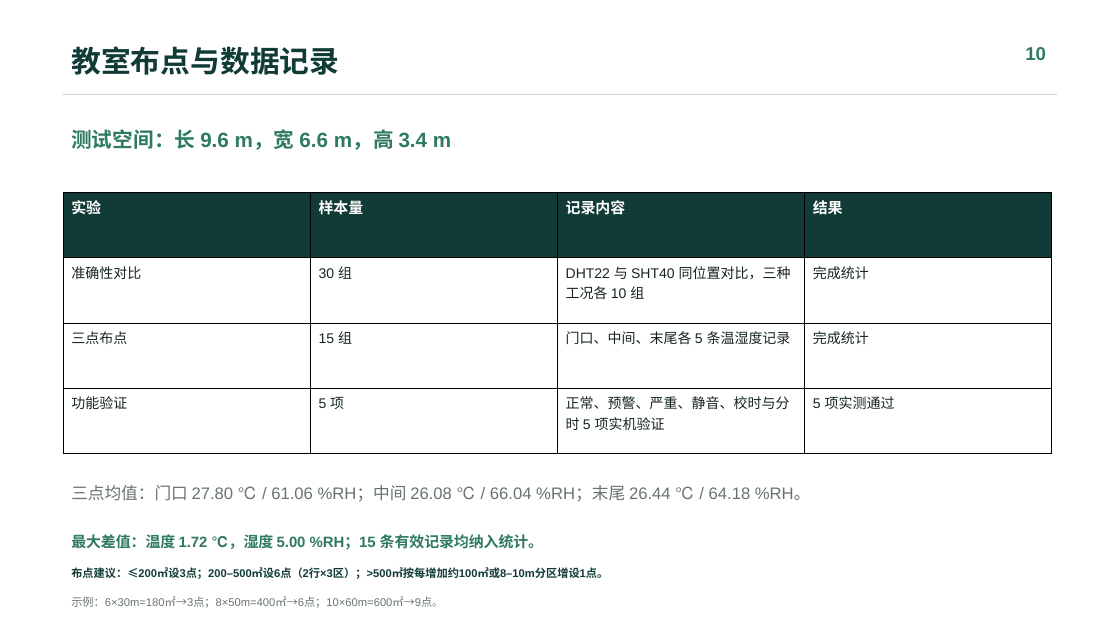
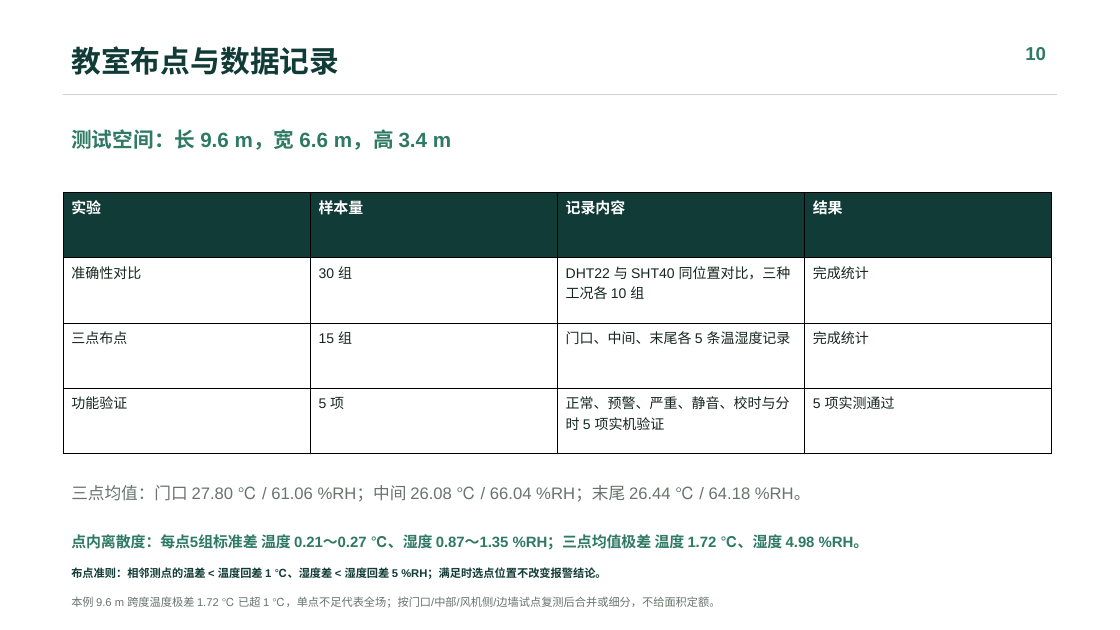
Before and after one commit to Ygreece/UNO_DHT22_OLED, a slide deck: slide 10 of docs/submission/室内大棚温湿度监测与风扇控制系统_答辩汇报_脱敏版.pptx. Drawn at 1120x630 pixels with LibreOffice and Linux fonts; fonts in the diff are those of the drawing. Boxes give left, top, right and bottom in pixels: in the first picture for what was removed or moved away, otherwise in the second. Text is boxed around its words. In the diff, an @@ line names an element or a change of style, - is before the commit and + after.

```diff
--- a/docs/submission/室内大棚温湿度监测与风扇控制系统_答辩汇报_脱敏版.pptx
+++ b/docs/submission/室内大棚温湿度监测与风扇控制系统_答辩汇报_脱敏版.pptx
@@ text at (71, 534, 869, 550): text changed @@
-最大差值：温度 1.72 ℃，湿度 5.00 %RH；15 条有效记录均纳入统计。
+点内离散度：每点5组标准差 温度 0.21～0.27 ℃、湿度 0.87～1.35 %RH；三点均值极差 温度 1.72 ℃、湿度 4.98 %RH。
@@ text at (71, 565, 606, 580): text changed @@
-布点建议：≤200㎡设3点；200–500㎡设6点（2行×3区）；>500㎡按每增加约100㎡或8–10m分区增设1点。
+布点准则：相邻测点的温差 < 温度回差 1 ℃、湿度差 < 湿度回差 5 %RH；满足时选点位置不改变报警结论。
@@ text at (71, 596, 720, 608): text changed @@
-示例：6×30m=180㎡→3点；8×50m=400㎡→6点；10×60m=600㎡→9点。
+本例 9.6 m 跨度温度极差 1.72 ℃ 已超 1 ℃，单点不足代表全场；按门口/中部/风机侧/边墙试点复测后合并或细分，不给面积定额。
```
Also in this commit, not shown: 1 other file.
